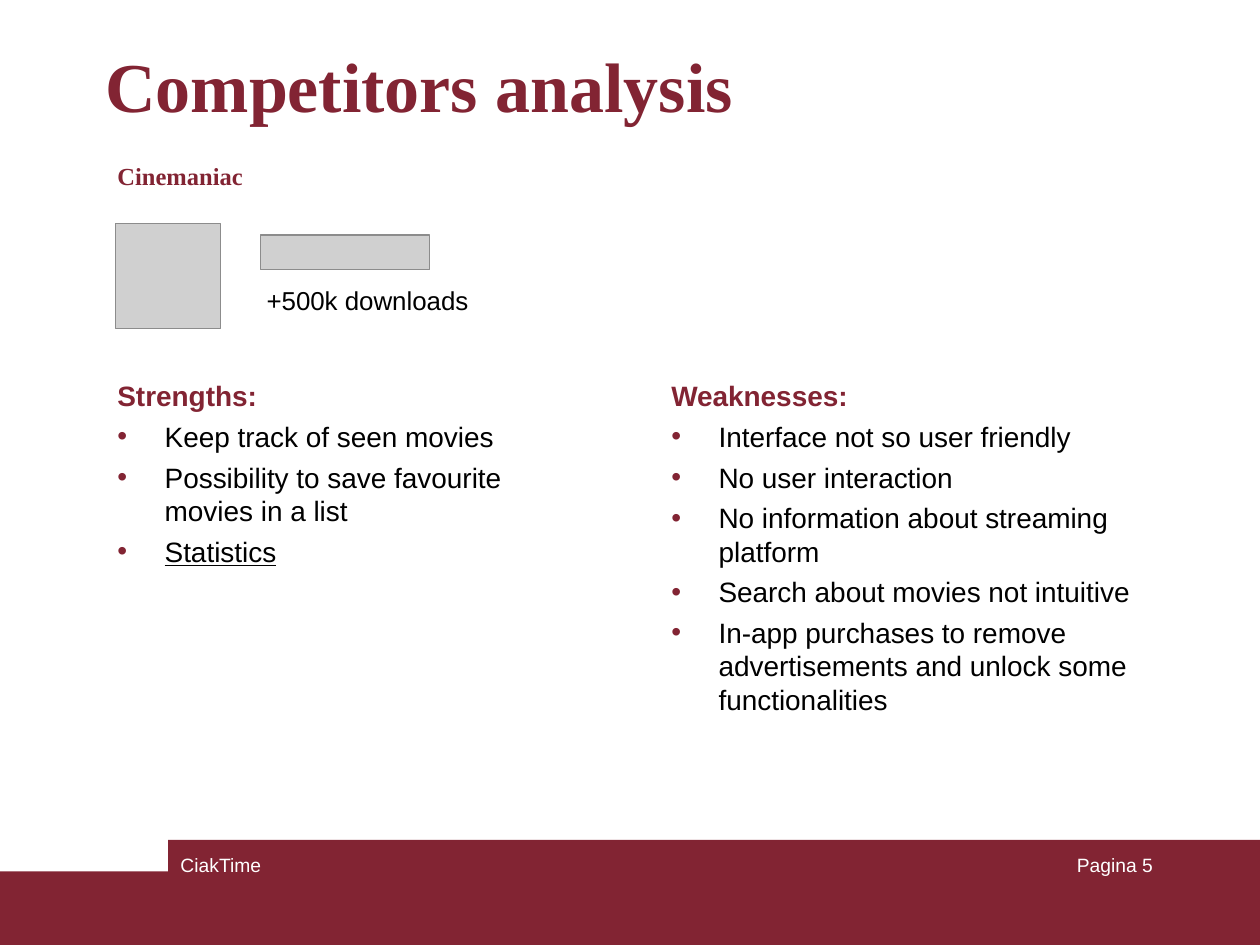
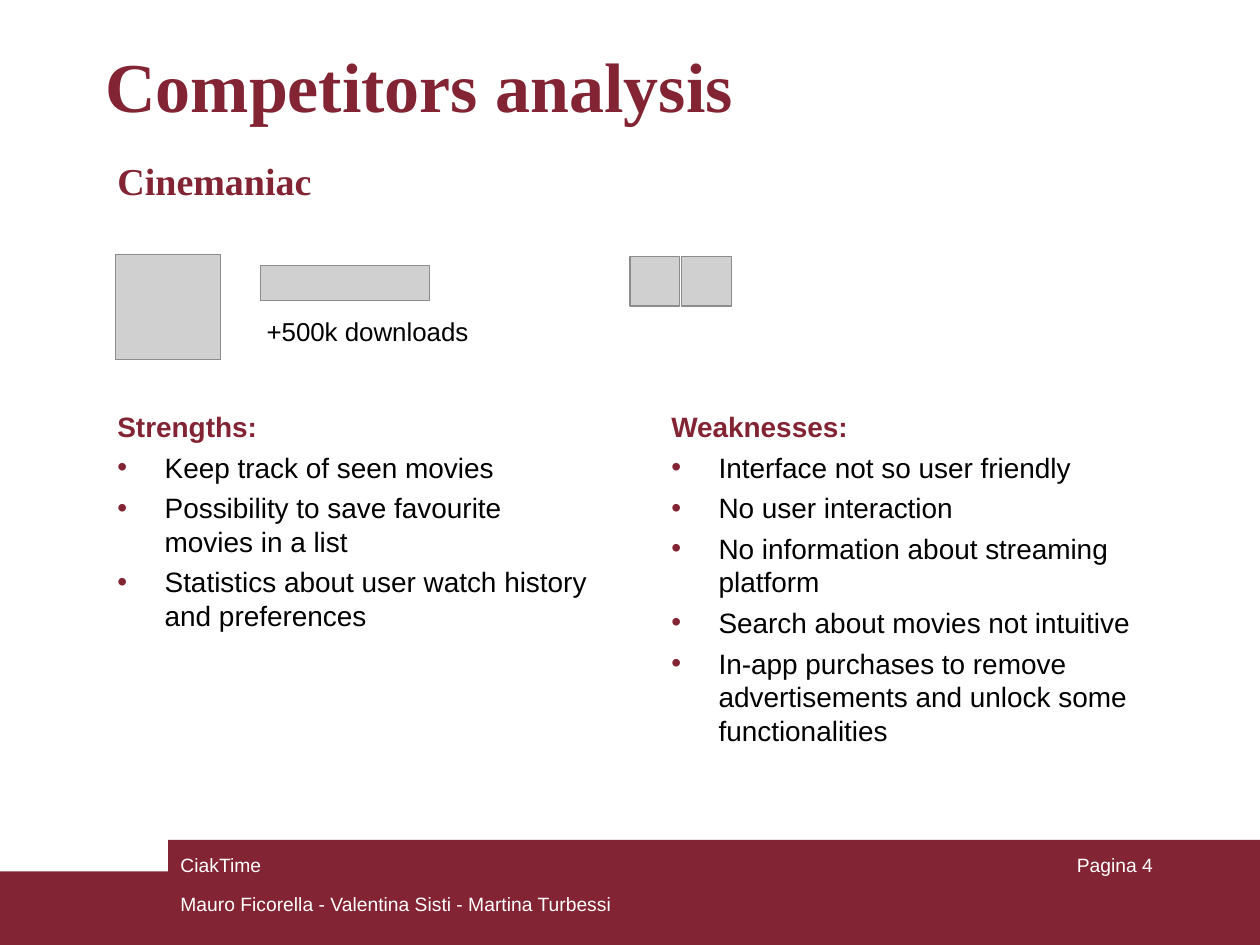
Before and after one commit to mauroficorella/Human-Computer-Interaction, a slide deck: slide 4 of Documentazione/presentazione.ppt (slide 5 before the commit). Drawn at 1260x945 pixels with LibreOffice and Linux fonts; fonts in the diff are those of the drawing; grey boxes stand for pictures. Boxes give left, top, right and bottom in pixels: in the first picture for what was removed or moved away, otherwise in the second. Text is boxed around its words. In the diff, an @@ line names an element or a change of style, - is before the commit and + after.

```diff
--- a/Documentazione/presentazione.ppt
+++ b/Documentazione/presentazione.ppt
@@ text "Cinemaniac" at [117, 168, 311, 196]: size 14 to 21.7 pt; more space between paragraphs @@
@@ picture added at [630, 257, 679, 306] @@
@@ picture added at [682, 257, 731, 306] @@
@@ 2 pictures, 1 text: place and size @@
-2 pictures, 1 text at [115, 223, 469, 329]
+2 pictures, 1 text at [115, 255, 469, 360]
@@ text "Strengths:": place and size @@
-text "Strengths:" at [117, 385, 501, 566]
+text "Strengths:" at [117, 416, 586, 631]
@@ text "Weaknesses:": place and size @@
-text "Weaknesses:" at [671, 385, 1130, 711]
+text "Weaknesses:" at [671, 416, 1130, 742]
@@ text at [165, 571, 586, 631]: text changed @@
-• Statistics
+• Statistics about user watch history and preferences
@@ page number at [1077, 858, 1153, 876]: text changed @@
-Pagina 5
+Pagina 4
@@ text added at [180, 897, 611, 911], 11 pt, text #FFFFFF @@
+Mauro Ficorella - Valentina Sisti - Martina Turbessi
```
Also in this commit, not shown: 7 other slides changed, 1 slide removed.
